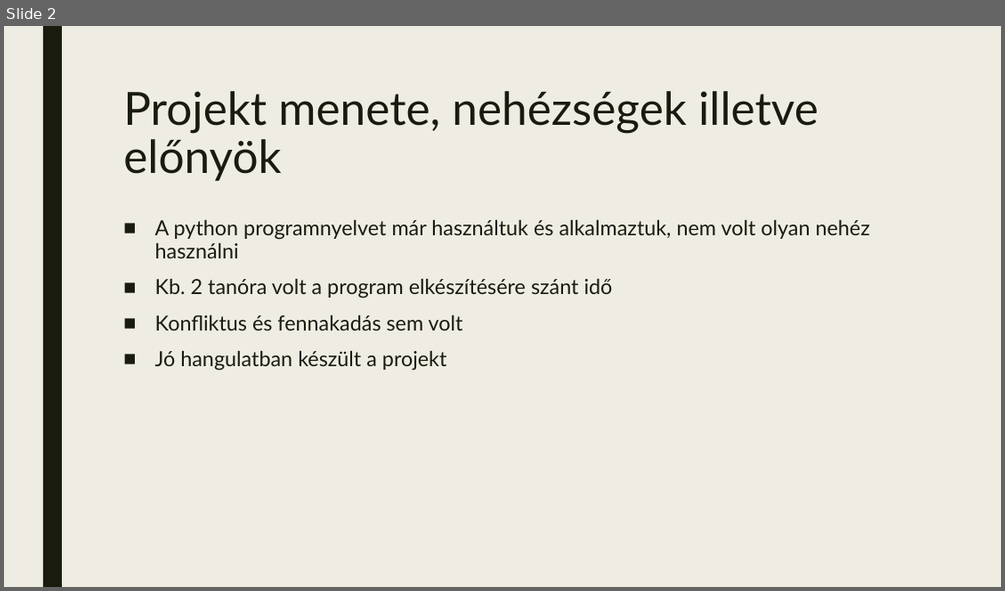
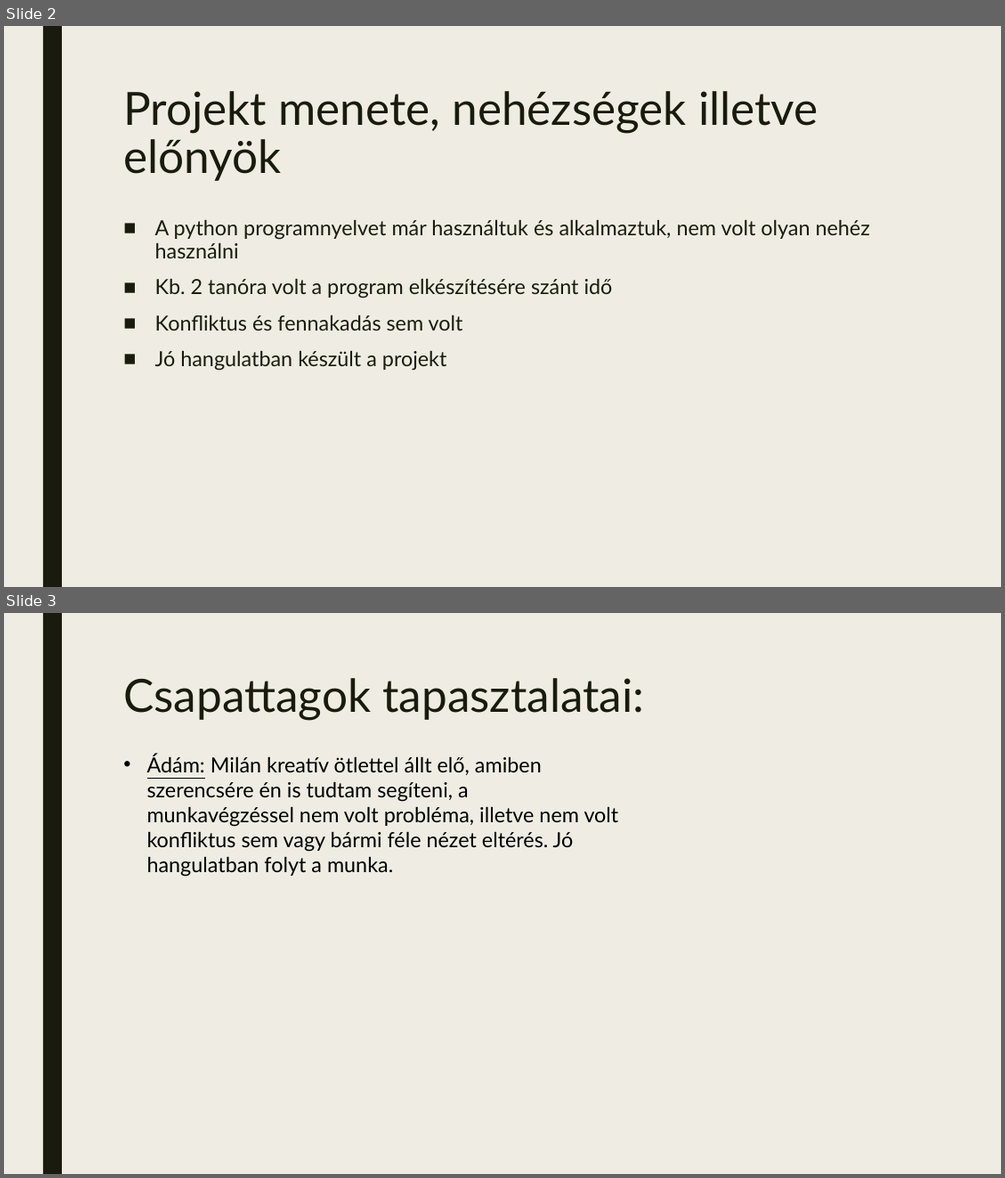
Before and after one commit to MilanBruder/Projekt22, a slide deck: Readme/Projekt.pptx. Shown one above the other, each under a label of ours: slide 2 before the commit, slides 2 and 3 after it. The pictures are 1005x591 and 1005x1178 pixels, drawn with LibreOffice and Linux fonts; fonts in the diff are those of the drawing. Boxes give left, top, right and bottom in pixels: in the first picture for what was removed or moved away, otherwise in the second. Text is boxed around its words. In the diff, an @@ line names an element or a change of style, - is before the commit and + after.

```diff
--- a/Readme/Projekt.pptx
+++ b/Readme/Projekt.pptx
@@ slide 3 added at [4,613,1001,1174], background #EFEDE3; not listed: 1 template element that a slide beside it also shows @@
@@ title added at [123,678,645,720], 44 pt, text #191B0E @@
+Csapattagok tapasztalatai:
@@ text added at [147,754,619,876], 20 pt, text #000000 @@
+• Ádám: Milán kreatív ötlettel állt elő, amiben szerencsére én is tudtam segíteni, a munkavégzéssel nem volt probléma, illetve nem volt konfliktus sem vagy bármi féle nézet eltérés. Jó hangulatban folyt a munka.
```
Also in this commit, not shown: 1 other slide added, 1 slide removed.
